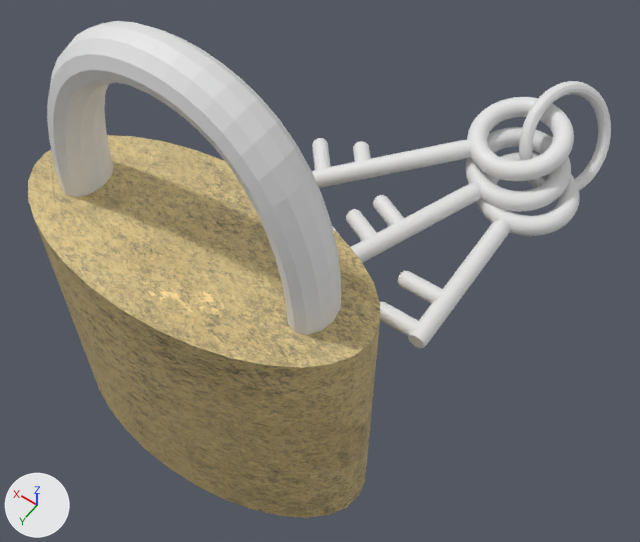
Two versions of the Blender file Assets/Art/Environment/Objects/lock thing 1.blend, one commit apart.
One viewpoint serves both versions: a 50 mm lens placed at (-2.06, 1.86, 4.02), pointed at (-0.33, -0.56, 0.21). The lights are fixed; the arrows at lower left show +X, +Y and +Z.

The older version as bpy lines, for what is in view:
```python
ob_cylinder = bpy.data.objects.new('Cylinder', me_cylinder)
ob_cylinder.location = (0.0, 0.0, 0.0)
ob_cylinder.scale = (1.0, 0.5, 0.8)
ob_cylinder_006 = bpy.data.objects.new('Cylinder.006', me_cylinder_006)
ob_cylinder_006.location = (-0.406, -1.16, 0.17)
ob_cylinder_006.rotation_euler = (1.702, 1.702, 1.265)  # degrees (98, 98, 72)
ob_cylinder_006.scale = (0.0492, 0.0492, 0.148)
ob_cylinder_007 = bpy.data.objects.new('Cylinder.007', me_cylinder_007)
ob_cylinder_007.location = (-0.037, -1.406, 0.231)
ob_cylinder_007.rotation_euler = (1.833, 1.789, 0.96)  # degrees (105, 103, 55)
ob_cylinder_007.scale = (0.0492, 0.0492, 0.0984)
ob_torus = bpy.data.objects.new('Torus', me_torus)
ob_torus.location = (-0.96, -1.775, 0.17)
ob_torus.rotation_euler = (-0.0611, 0.0, 0.0)  # degrees (-3.5, 0, 0)
ob_torus.scale = (0.246, 0.246, 0.246)
ob_torus_005 = bpy.data.objects.new('Torus.005', me_torus_005)
ob_torus_005.location = (-0.997, -2.144, 0.33)
ob_torus_005.rotation_euler = (-0.873, -0.698, 0.698)  # degrees (-50, -40, 40)
ob_torus_005.scale = (0.308, 0.308, 0.308)
# also in view: 'Torus.001' at (0.0, 0.0, 0.89)
```
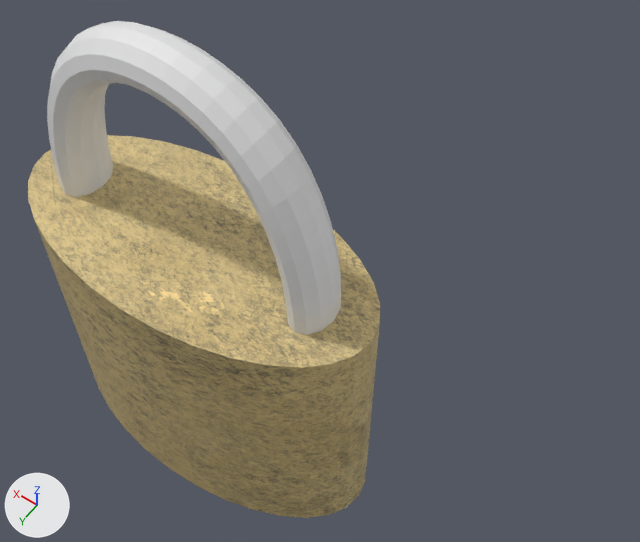
Where the change shows, as pixel boxes (x1, y1, x2, y2) in the pictures (640 x 542 px):
'Cylinder.007', deleted: before (312, 97, 574, 188)
'Cylinder.006', deleted: before (332, 127, 571, 263)
'Torus', deleted: before (380, 152, 580, 348)
'Torus.005', deleted: before (519, 81, 611, 191)

The change in detail:
Object 'Torus' (ob_torus) is deleted.
Object 'Cylinder.006' (ob_cylinder_006) is deleted.
Object 'Cylinder.007' (ob_cylinder_007) is deleted.
Object 'Torus.005' (ob_torus_005) is deleted.
